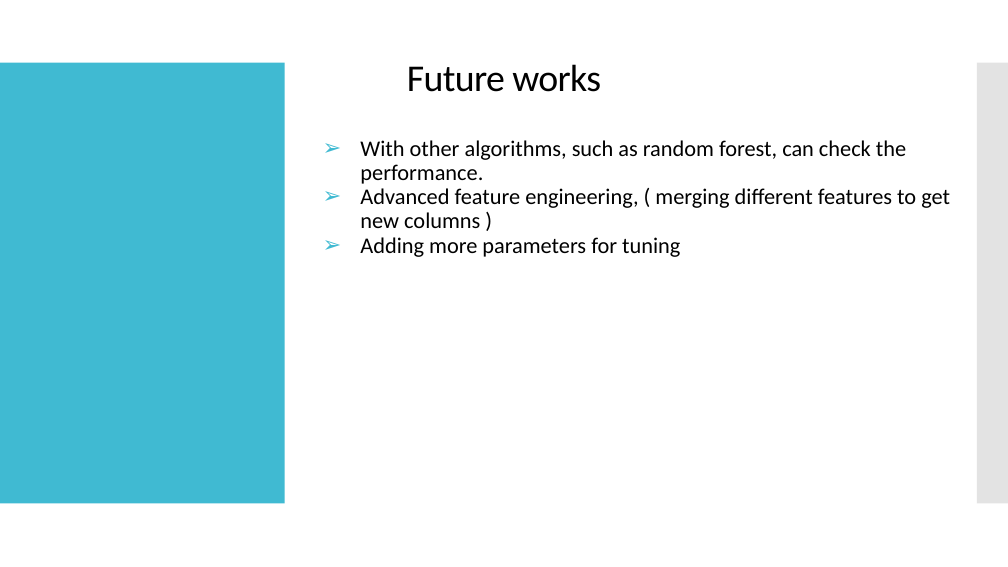
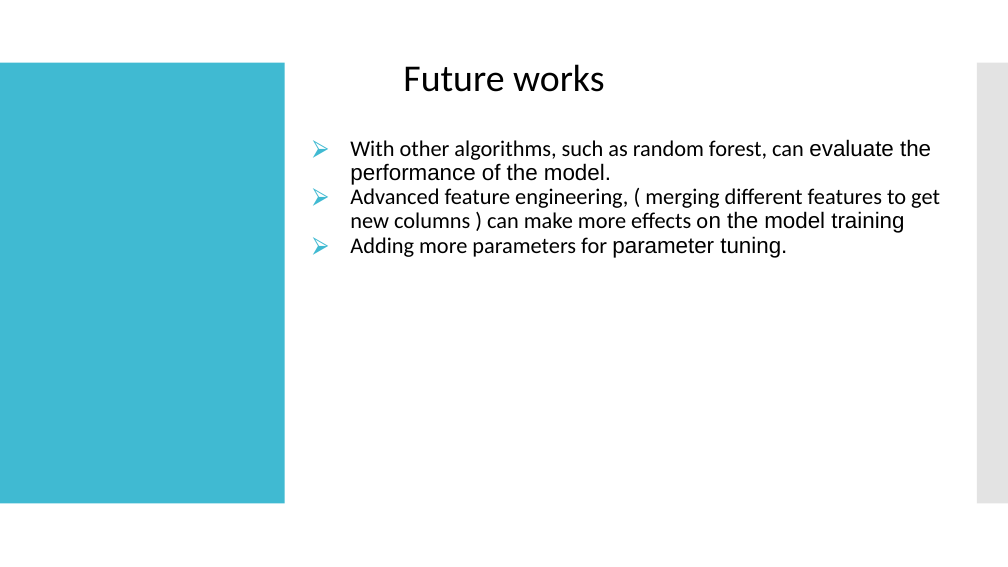
Before and after one commit to darshak-k/RainSenseAI-Project, a slide deck: slide 11 of Documentation/AI PPT.pptx (slide 10 before the commit). Drawn at 1008x567 pixels with LibreOffice and Linux fonts; fonts in the diff are those of the drawing; background and template pictures are left out. Boxes give left, top, right and bottom in pixels: in the first picture for what was removed or moved away, otherwise in the second. Text is boxed around its words. In the diff, an @@ line names an element or a change of style, - is before the commit and + after.

```diff
--- a/Documentation/AI PPT.pptx
+++ b/Documentation/AI PPT.pptx
@@ title "Future works" at (x1=403, y1=64, x2=604, y2=92): letter spacing -0.5 to 0 pt @@
@@ text at (x1=350, y1=139, x2=940, y2=258): text changed @@
-➢ With other algorithms, such as random forest, can check the performance.
-➢ Advanced feature engineering, ( merging different features to get new columns )
-➢ Adding more parameters for tuning
+⮚ With other algorithms, such as random forest, can evaluate the performance of the model.
+⮚ Advanced feature engineering, ( merging different features to get new columns ) can make more effects on the model training
+⮚ Adding more parameters for parameter tuning.
```
Also in this commit, not shown: 6 other slides changed, 5 slides added, 4 slides removed, 5 other files.
